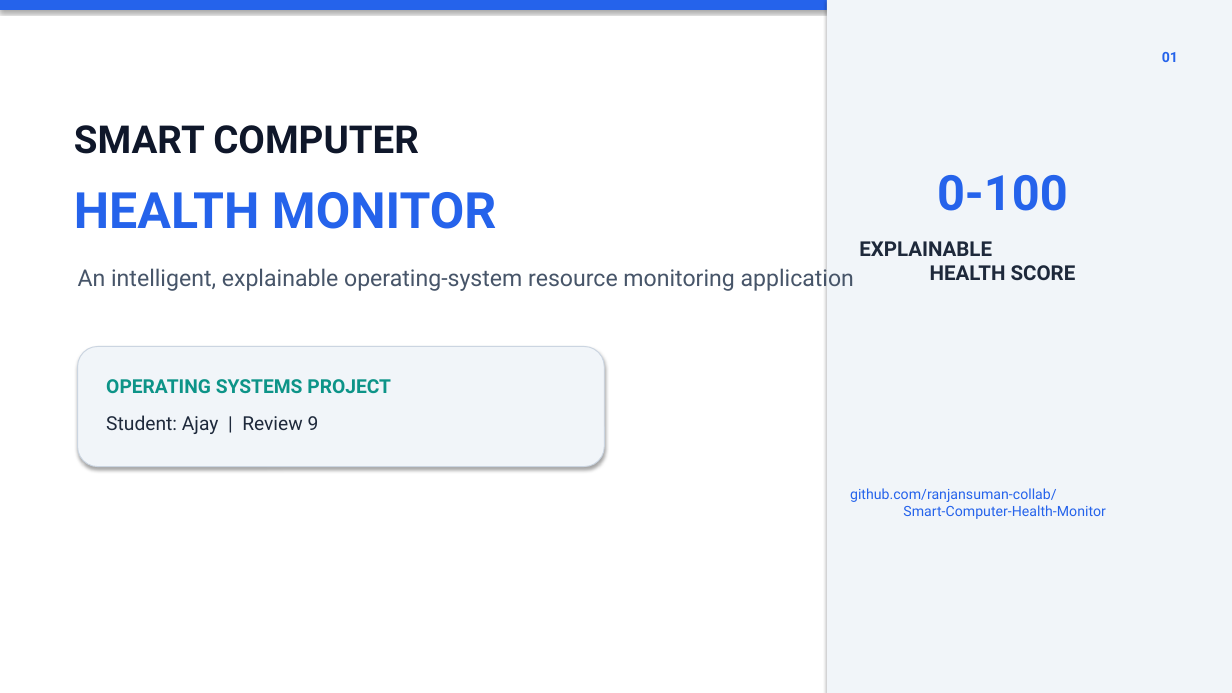
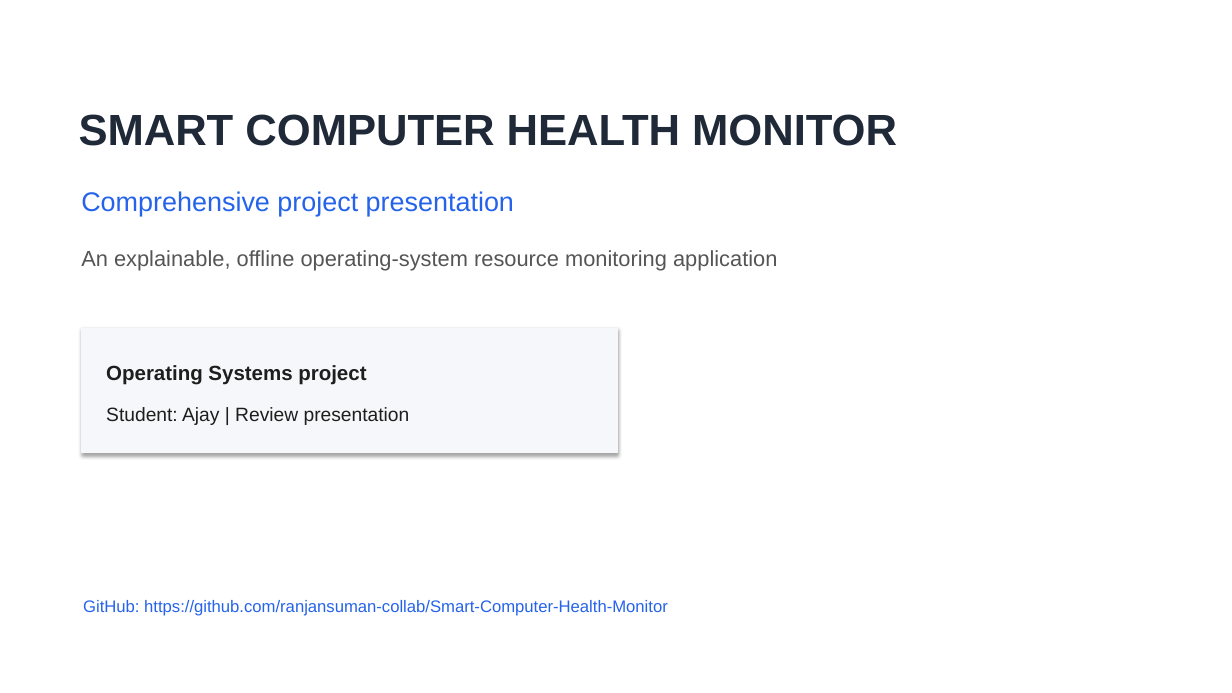
Before and after one commit to doomsday-the/Smart-Computer-Health-Monitor, a slide deck: slide 1 of Smart_Computer_Health_Monitor.pptx. Drawn at 1232x693 pixels with LibreOffice and Linux fonts; fonts in the diff are those of the drawing. Boxes give left, top, right and bottom in pixels: in the first picture for what was removed or moved away, otherwise in the second. Text is boxed around its words. In the diff, an @@ line names an element or a change of style, - is before the commit and + after.

Commit message:
docs: expand barebones project presentation
Add comprehensive technical sections and six code screenshot slides.

```diff
--- a/Smart_Computer_Health_Monitor.pptx
+++ b/Smart_Computer_Health_Monitor.pptx
@@ rectangle removed at <box>0,0,1232,9</box> @@
@@ rectangle removed at <box>827,0,1232,693</box> @@
@@ text removed at <box>1162,52,1178,62</box> @@
-01
@@ text at <box>79,114,897,146</box>: text changed; size 30 to 34 pt; font Roboto to Arial; text colour #0F172A to #1F2937 @@
-SMART COMPUTER
+SMART COMPUTER HEALTH MONITOR
@@ text removed at <box>937,175,1068,211</box> @@
-0-100
@@ text removed at <box>74,192,496,229</box> @@
-HEALTH MONITOR
@@ text added at <box>81,191,514,216</box>, 21 pt, text #2563EB @@
+Comprehensive project presentation
@@ text at <box>81,250,777,271</box>: text changed; size 18 to 17 pt; font Roboto to Arial; text colour #475569 to #555555 @@
-An intelligent, explainable operating-system resource monitoring application
+An explainable, offline operating-system resource monitoring application
@@ text removed at <box>859,241,1076,280</box> @@
-EXPLAINABLE
-HEALTH SCORE
@@ rectangle added at <box>81,328,617,453</box>, fill #F5F7FA, outline #F5F7FA 0.75 pt @@
@@ rounded rectangle removed at <box>78,347,604,467</box> @@
@@ text at <box>106,365,366,385</box>: text changed; size 15 to 16 pt; font Roboto to Arial; text colour #0D9488 to #1E1E1E @@
-OPERATING SYSTEMS PROJECT
+Operating Systems project
@@ text at <box>106,407,410,425</box>: text changed; font Roboto to Arial; text colour #1E293B to #1E1E1E @@
-Student: Ajay | Review 9
+Student: Ajay | Review presentation
@@ text at <box>83,600,668,616</box>: text changed; size 11 to 13 pt; font Roboto to Arial @@
-github.com/ranjansuman-collab/
-Smart-Computer-Health-Monitor
+GitHub: https://github.com/ranjansuman-collab/Smart-Computer-Health-Monitor
```
Also in this commit, not shown: 3 other slides changed, 19 slides added, 8 slides removed, 6 other files.
